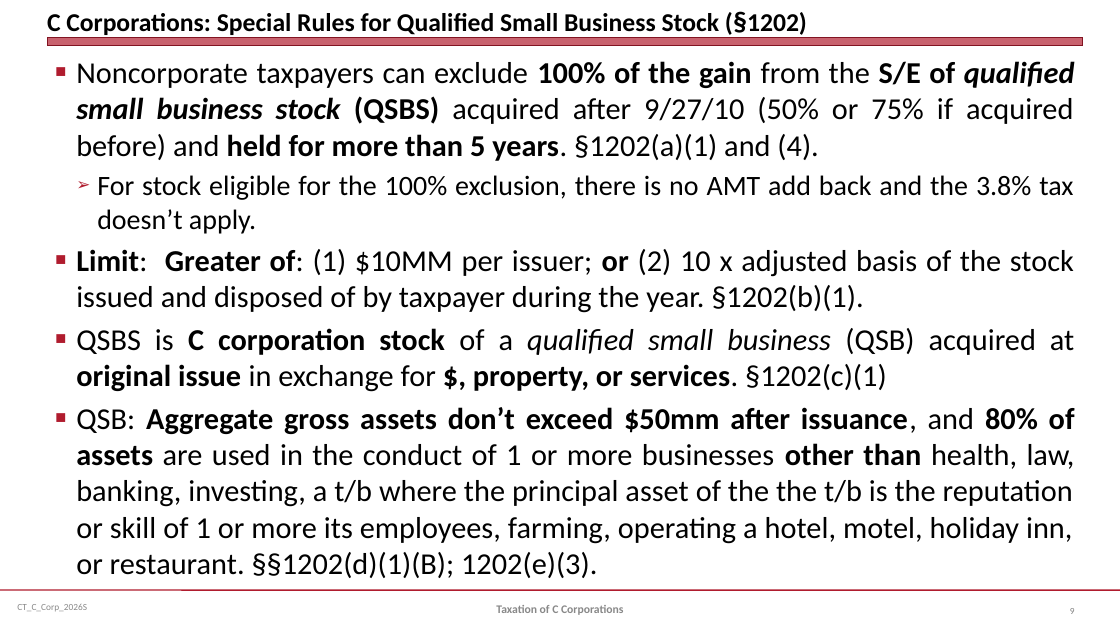
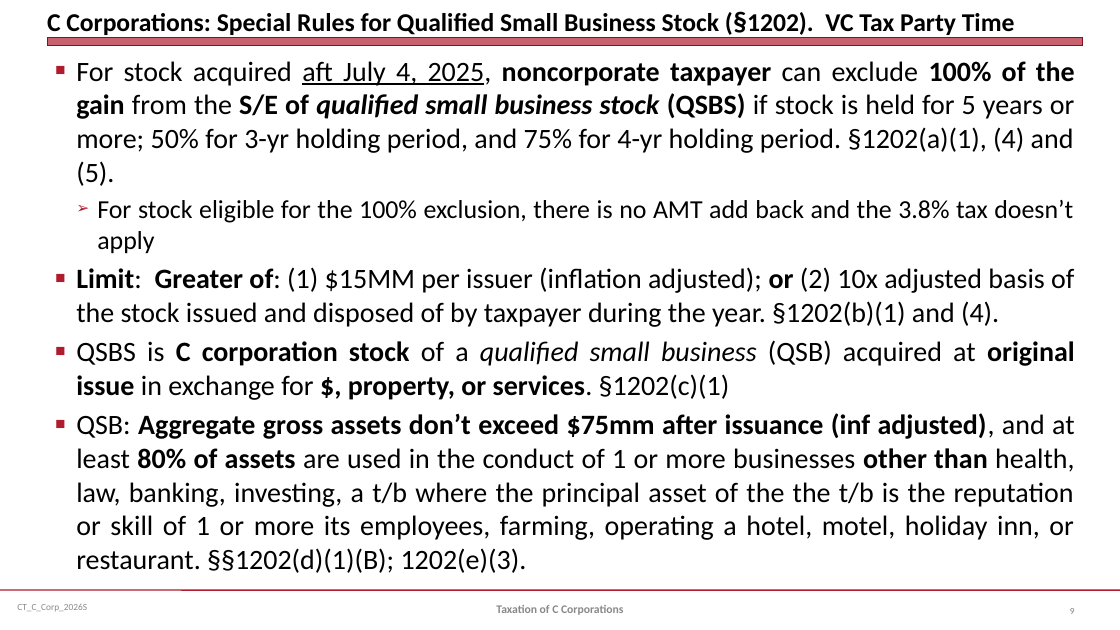
Before and after one commit to jmc877/Corporate-Tax, a slide deck: slide 9 of slides/CT_C_Corp_2026S.pptx. Drawn at 1120x630 pixels with LibreOffice and Linux fonts; fonts in the diff are those of the drawing. Boxes give left, top, right and bottom in pixels: in the first picture for what was removed or moved away, otherwise in the second. Text is boxed around its words. In the diff, an @@ line names an element or a change of style, - is before the commit and + after.

```diff
--- a/slides/CT_C_Corp_2026S.pptx
+++ b/slides/CT_C_Corp_2026S.pptx
@@ title at (47,12,1015,35): text changed @@
-C Corporations: Special Rules for Qualified Small Business Stock (§1202)
+C Corporations: Special Rules for Qualified Small Business Stock (§1202). VC Tax Party Time
@@ text at (76,61,1075,327): text changed; size 26 to 24.1 pt @@
-■ Noncorporate taxpayers can exclude 100% of the gain from the S/E of qualified small business stock (QSBS) acquired after 9/27/10 (50% or 75% if acquired before) and held for more than 5 years. §1202(a)(1) and (4).
-  ➢ For stock eligible for the 100% exclusion, there is no AMT add back and the 3.8% tax doesn’t apply.
-■ Limit: Greater of: (1) $10MM per issuer; or (2) 10 x adjusted basis of the stock issued and disposed of by taxpayer during the year. §1202(b)(1).
+■ For stock acquired aft July 4, 2025, noncorporate taxpayer can exclude 100% of the gain from the S/E of qualified small business stock (QSBS) if stock is held for 5 years or more; 50% for 3-yr holding period, and 75% for 4-yr holding period. §1202(a)(1), (4) and (5).
+  ➢ For stock eligible for the 100% exclusion, there is no AMT add back and the 3.8% tax doesn’t apply
+■ Limit: Greater of: (1) $15MM per issuer (inflation adjusted); or (2) 10x adjusted basis of the stock issued and disposed of by taxpayer during the year. §1202(b)(1) and (4).
@@ text at (76,340,1075,400): size 26 to 24.1 pt in "QSBS is C corporation stock of a ..." @@
@@ text at (76,413,1074,573): text changed; size 26 to 24.1 pt @@
-■ QSB: Aggregate gross assets don’t exceed $50mm after issuance, and 80% of assets are used in the conduct of 1 or more businesses other than health, law, banking, investing, a t/b where the principal asset of the the t/b is the reputation or skill of 1 or more its employees, farming, operating a hotel, motel, holiday inn, or restaurant. §§1202(d)(1)(B); 1202(e)(3).
+■ QSB: Aggregate gross assets don’t exceed $75mm after issuance (inf adjusted), and at least 80% of assets are used in the conduct of 1 or more businesses other than health, law, banking, investing, a t/b where the principal asset of the the t/b is the reputation or skill of 1 or more its employees, farming, operating a hotel, motel, holiday inn, or restaurant. §§1202(d)(1)(B); 1202(e)(3).
```
Also in this commit, not shown: 18 other slides changed, 1 slide added, 1 slide removed, 2 other files.
